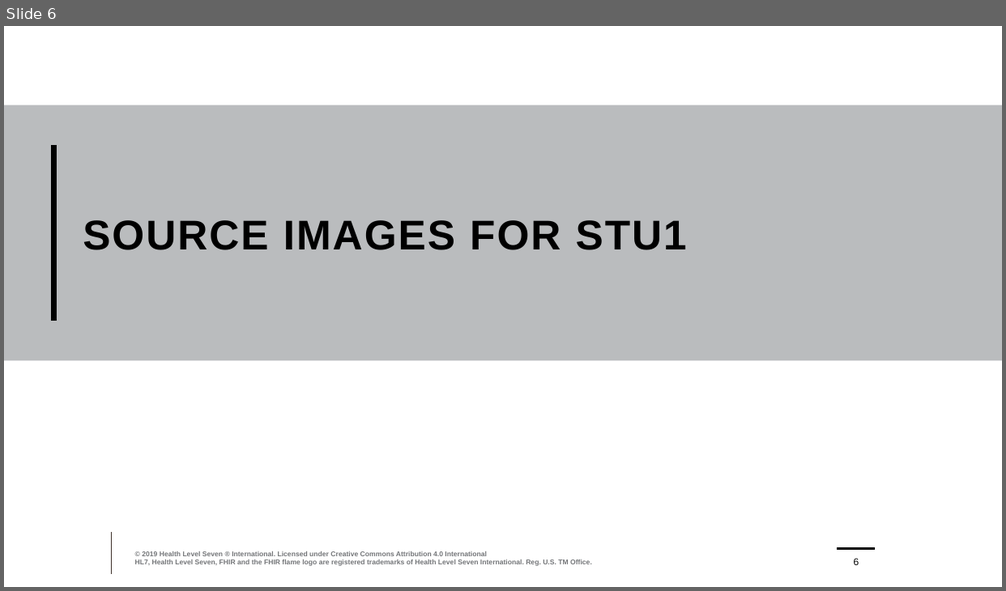
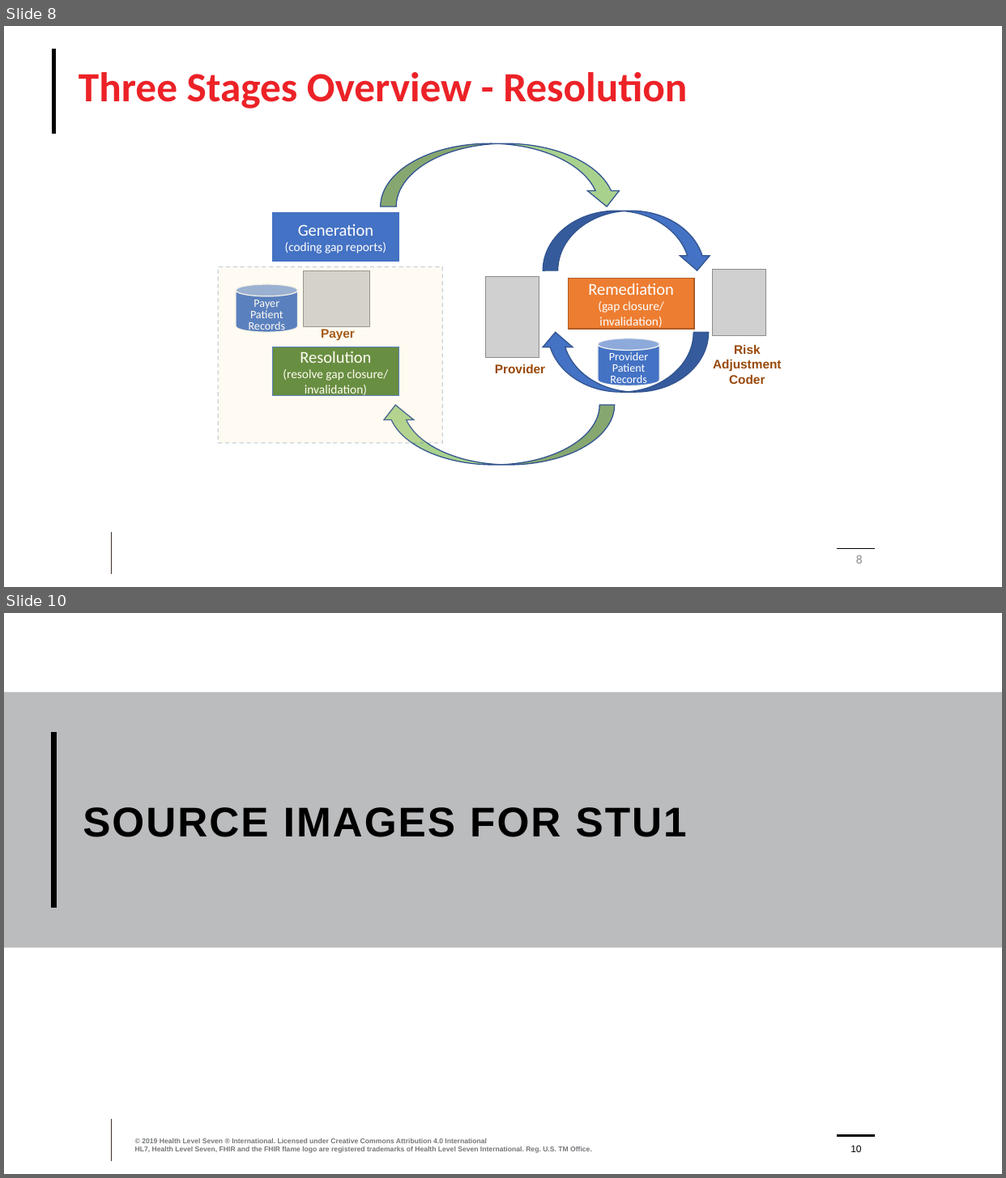
Before and after one commit to HL7/davinci-ra, a slide deck: input/images/Source/Risk Adjustment Images.pptx. Shown one above the other, each under a label of ours: slide 6 before the commit, slides 8 and 10 after it; the slides between them are not shown. The pictures are 1006x591 and 1006x1178 pixels, drawn with LibreOffice and Linux fonts; fonts in the diff are those of the drawing; grey boxes stand for pictures; background and template pictures are left out. Boxes give left, top, right and bottom in pixels: in the first picture for what was removed or moved away, otherwise in the second. Text is boxed around its words. In the diff, an @@ line names an element or a change of style, - is before the commit and + after.

Commit message:
updated to require meta in Bundle/Composition/DetectedIssue profiles added three stages image (updated source image file)

```diff
--- a/input/images/Source/Risk Adjustment Images.pptx
+++ b/input/images/Source/Risk Adjustment Images.pptx
@@ slide 8 added at [4,26,1002,587], background #FFFFFF; not listed: 1 template element that a slide beside it also shows @@
@@ line added from (54, 49) to (54, 134), #000000 3.25 pt @@
@@ title added at [79,72,687,109], 40 pt, text #EC2227, bold @@
+Three Stages Overview - Resolution
@@ curved down arrow added at [381,143,622,207], fill #A9D18E, outline #325491 1 pt @@
@@ rectangle added at [273,212,399,261], fill #4472C4, outline #4472C4 1 pt, 12 pt, text #FFFFFF @@
+Generation
+(coding gap reports)
@@ curved down arrow added at [543,211,712,271], fill #4472C4, outline #325491 1 pt @@
@@ rectangle added at [218,267,443,443], fill #FFE699 at 12% opacity, outline #325491 1 pt dashed @@
@@ cylinder added at [236,284,298,332], fill #4472C4, outline #F2F2F2 1 pt, 11 pt, text #FFFFFF @@
+Payer Patient Records
@@ picture added at [304,271,370,327] @@
@@ picture added at [485,277,539,358] @@
@@ rectangle added at [568,278,694,329], fill #ED7D31, outline #AF5C24 1 pt, 12 pt, text #FFFFFF @@
+Remediation
+(gap closure/ invalidation)
@@ picture added at [712,269,766,336] @@
@@ text added at [321,329,355,340], 12 pt, text #984807, bold @@
+Payer
@@ curved down arrow added at [541,332,710,392], fill #4472C4, outline #325491 1 pt @@
@@ cylinder added at [598,339,660,386], fill #4472C4, outline #F2F2F2 1 pt, 11 pt, text #FFFFFF @@
+Provider Patient Records
@@ rectangle added at [273,347,399,396], fill #548235, outline #4472C4 1 pt, 12 pt, text #FFFFFF @@
+Resolution
+(resolve gap closure/ invalidation)
@@ text added at [495,365,545,373], 12 pt, text #984807, bold @@
+Provider
@@ text added at [713,345,782,384], 12 pt, text #984807, bold @@
+Risk Adjustment Coder
@@ curved down arrow added at [381,406,615,466], fill #A9D18E, outline #325491 1 pt @@
@@ line added from (837, 549) to (875, 549), #000000 1 pt @@
@@ page number added at [856,555,863,564], 12 pt, text #8C8C8C @@
+8
@@ what was slide 6 is now slide 10 @@
@@ page number at [850,1145,861,1152]: text changed @@
-6
+10
```
Also in this commit, not shown: 1 slide changed, 3 other slides added, 13 other files.
